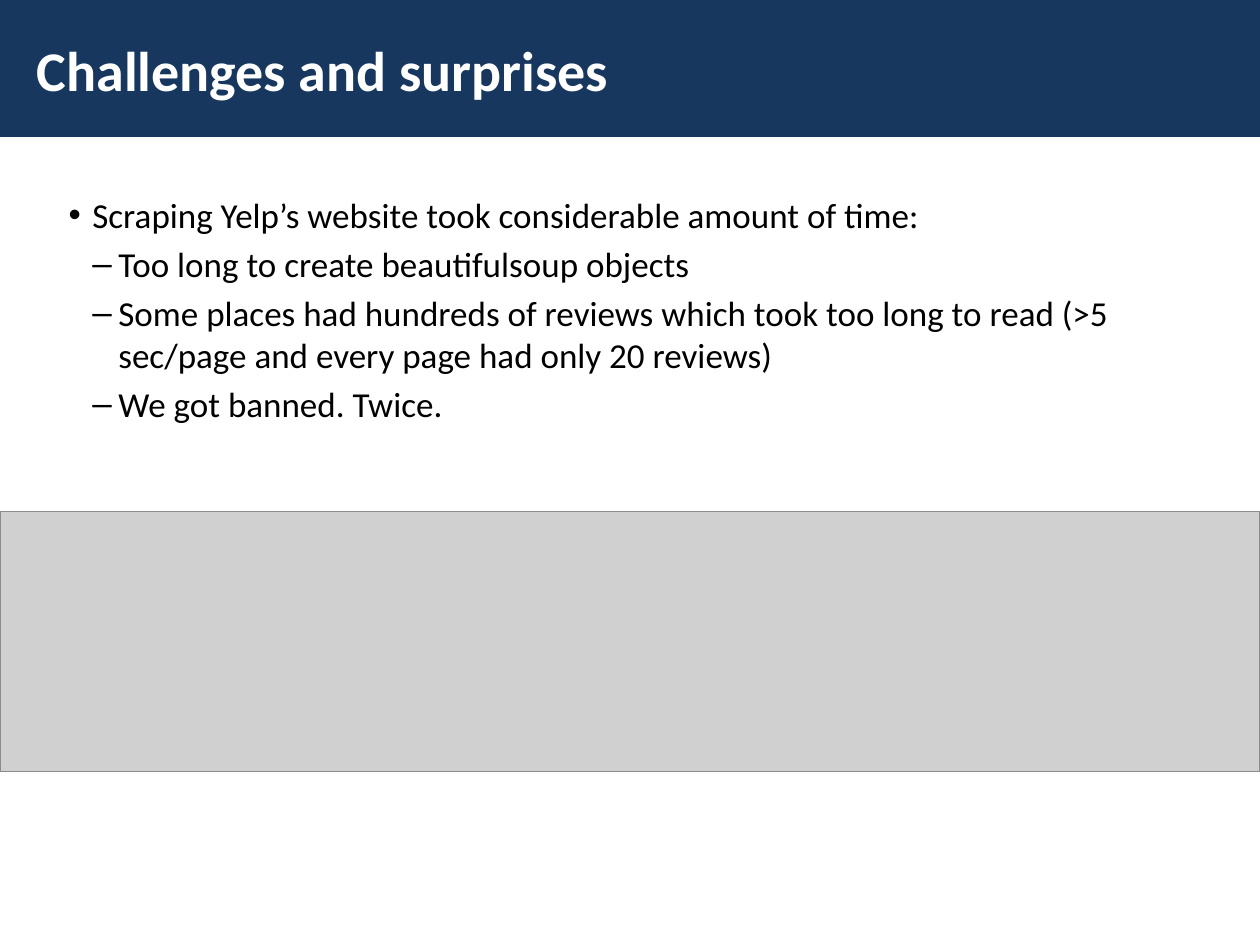
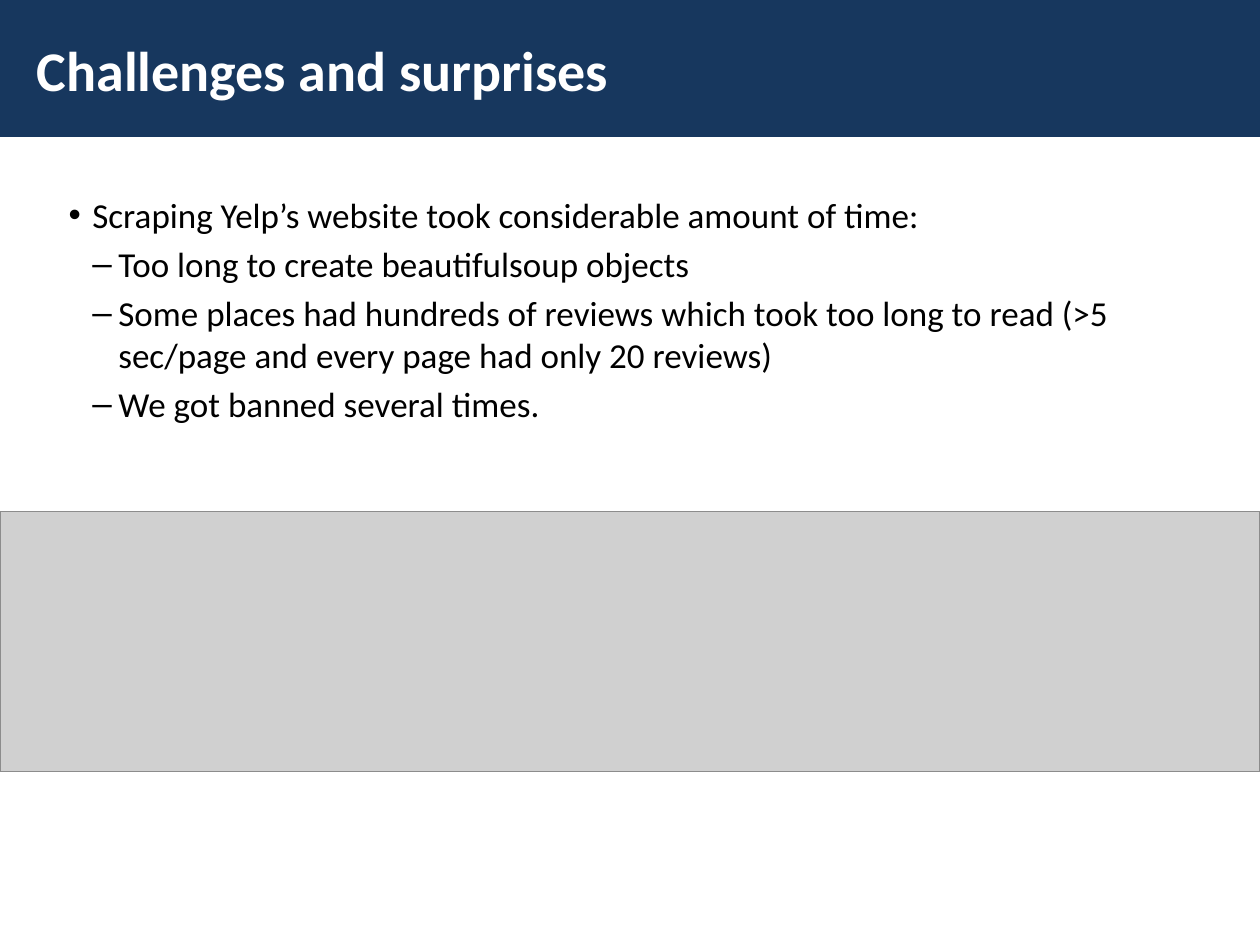
Before and after one commit to hectorsalvador/CS122, a slide deck: slide 6 of Proposal/20160310 Cheap Chicago.pptx (slide 4 before the commit). Drawn at 1260x945 pixels with LibreOffice and Linux fonts; fonts in the diff are those of the drawing; grey boxes stand for pictures. Boxes give left, top, right and bottom in pixels: in the first picture for what was removed or moved away, otherwise in the second. Text is boxed around its words. In the diff, an @@ line names an element or a change of style, - is before the commit and + after.

```diff
--- a/Proposal/20160310 Cheap Chicago.pptx
+++ b/Proposal/20160310 Cheap Chicago.pptx
@@ text at (118, 392, 539, 423): text changed @@
-  – We got banned. Twice.
+  – We got banned several times.
```
Also in this commit, not shown: 2 other slides changed, 2 slides added, 1 other file.
